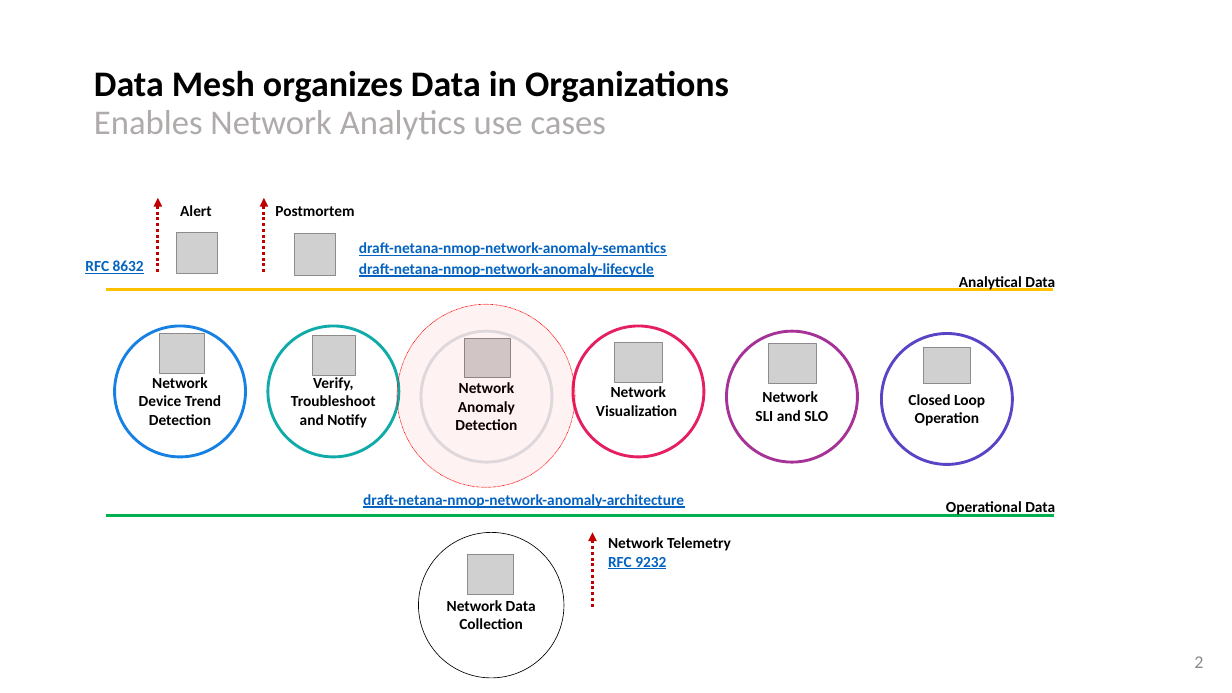
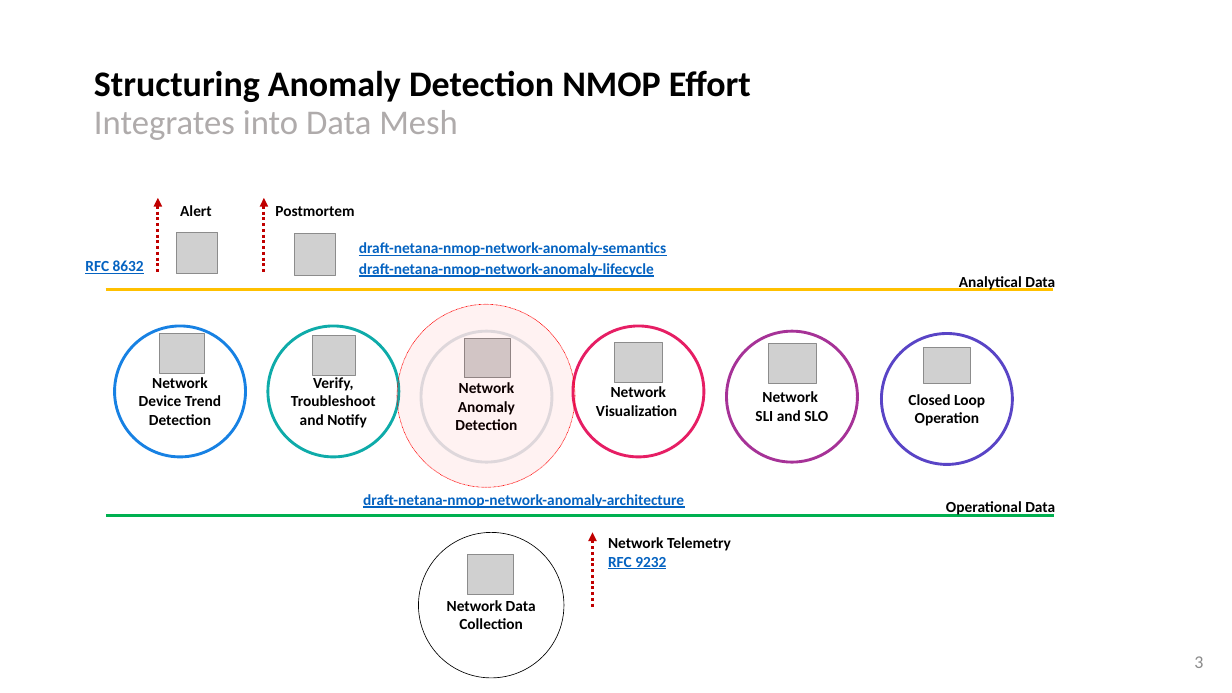
Before and after one commit to network-analytics/ietf-network-analytics-document-status, a slide deck: slide 3 of 120/NMOP/draft-netana-nmop-network-anomaly-architecture-semantics-lifecycle.pptx (slide 2 before the commit). Drawn at 1232x693 pixels with LibreOffice and Linux fonts; fonts in the diff are those of the drawing; grey boxes stand for pictures. Boxes give left, top, right and bottom in pixels: in the first picture for what was removed or moved away, otherwise in the second. Text is boxed around its words. In the diff, an @@ line names an element or a change of style, - is before the commit and + after.

```diff
--- a/120/NMOP/draft-netana-nmop-network-anomaly-architecture-semantics-lifecycle.pptx
+++ b/120/NMOP/draft-netana-nmop-network-anomaly-architecture-semantics-lifecycle.pptx
@@ title at box(94, 70, 751, 140): text changed @@
-Data Mesh organizes Data in Organizations
-Enables Network Analytics use cases
+Structuring Anomaly Detection NMOP Effort
+Integrates into Data Mesh
@@ page number at box(1194, 656, 1203, 668): text changed @@
-2
+3
```
Also in this commit, not shown: 4 other slides changed, 1 slide added, 1 other file.
